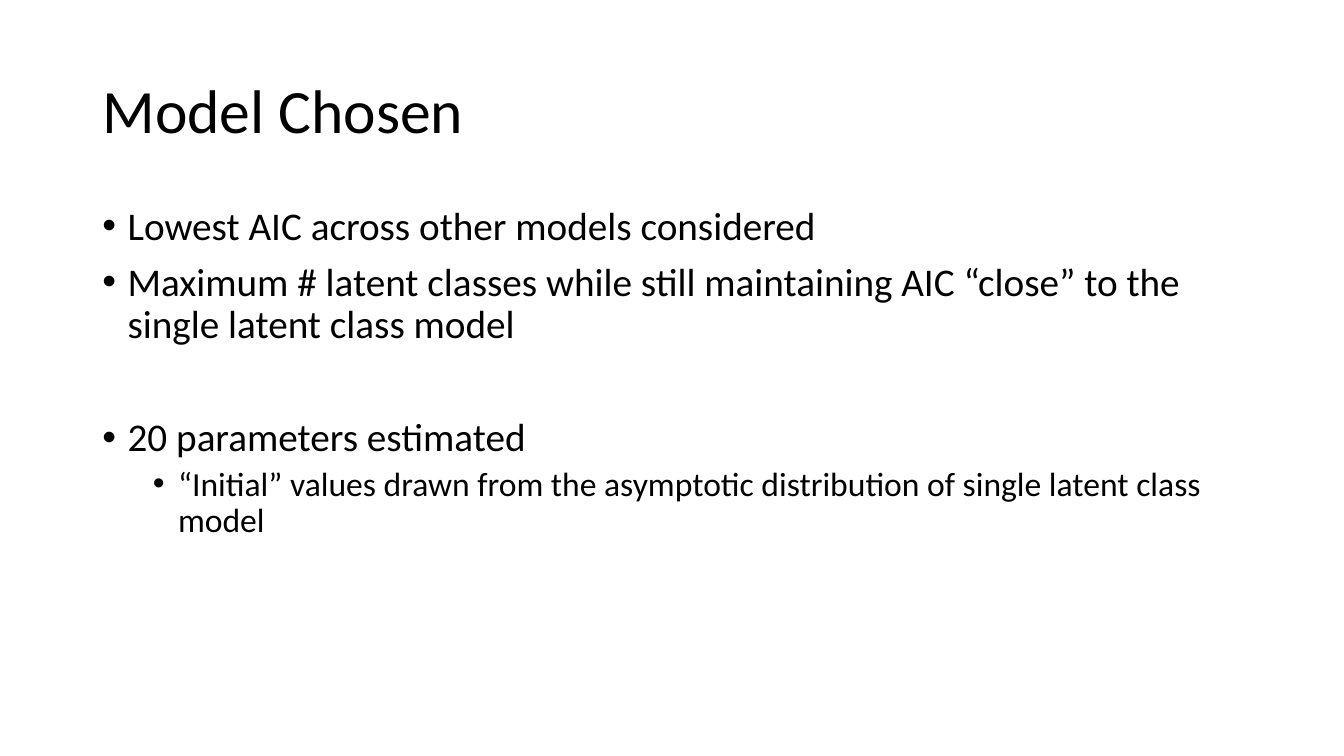
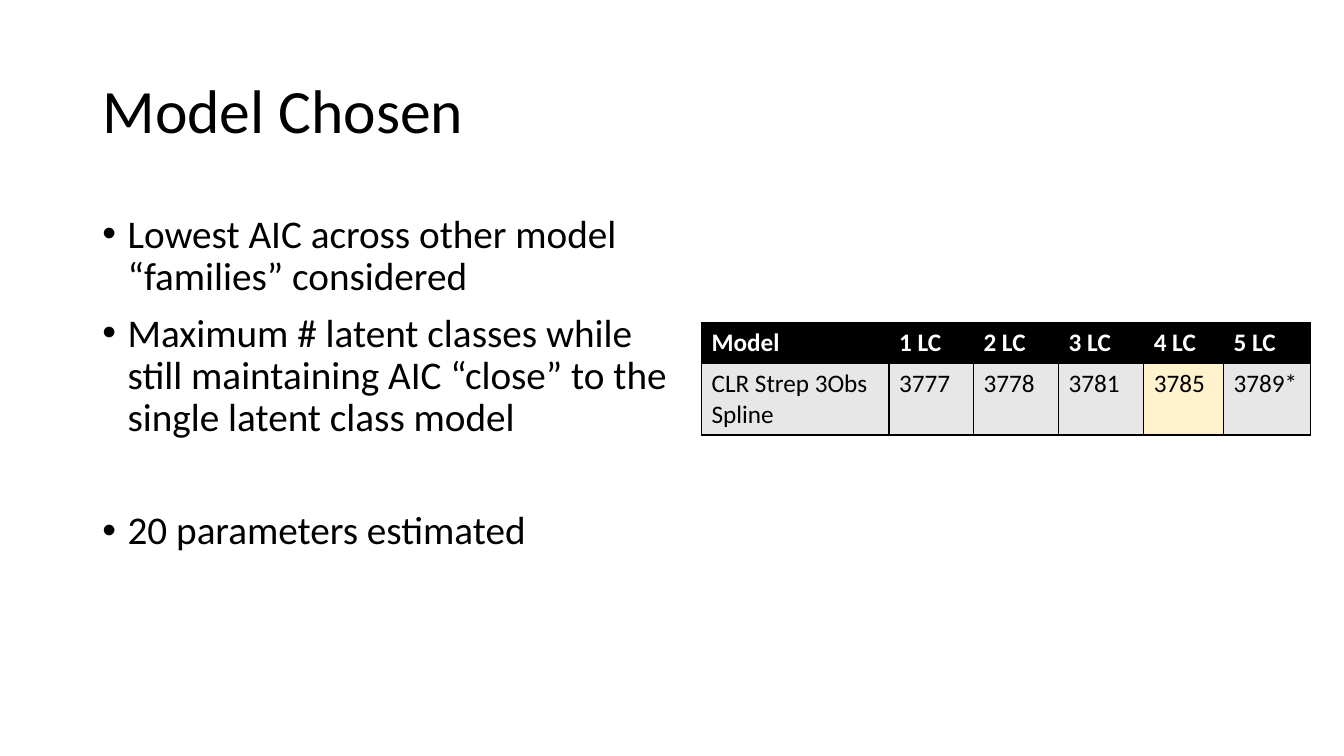
Before and after one commit to caseyicesakamoto/CUANSCHUTZ, a slide deck: slide 27 of Thesis/Results/Thesis Defense.pptx (slide 26 before the commit). Drawn at 1344x756 pixels with LibreOffice and Linux fonts; fonts in the diff are those of the drawing. Boxes give left, top, right and bottom in pixels: in the first picture for what was removed or moved away, otherwise in the second. Text is boxed around its words. In the diff, an @@ line names an element or a change of style, - is before the commit and + after.

Commit message:
lol

```diff
--- a/Thesis/Results/Thesis Defense.pptx
+++ b/Thesis/Results/Thesis Defense.pptx
@@ text "Lowest AIC across other model ...": place and size @@
-text "Lowest AIC across other model ..." at (128, 212, 1200, 533)
+text "Lowest AIC across other model ..." at (128, 220, 666, 551)
@@ text at (128, 220, 616, 291): text changed @@
-• Lowest AIC across other models considered
+• Lowest AIC across other model “families” considered
@@ table added at (702, 323, 1311, 434), 2 rows, 6 columns @@
+Model | 1 LC | 2 LC | 3 LC | 4 LC | 5 LC
+CLR Strep 3Obs Spline | 3777 | 3778 | 3781 | 3785 | 3789*
@@ text at (178, 472, 1200, 533): paragraph removed @@
-  • “Initial” values drawn from the asymptotic distribution of single latent class model
```
Also in this commit, not shown: 4 other slides changed, 2 slides added.
